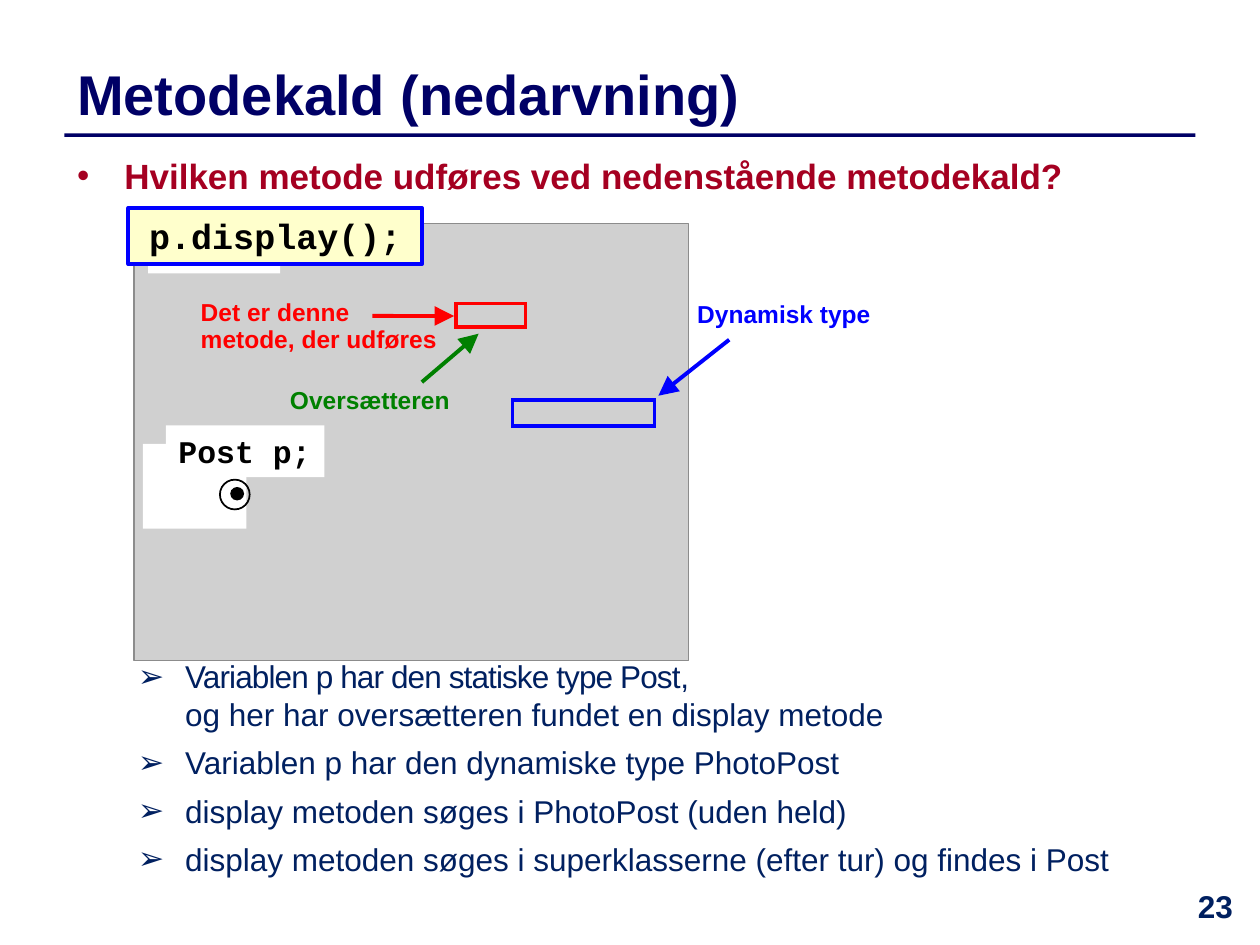
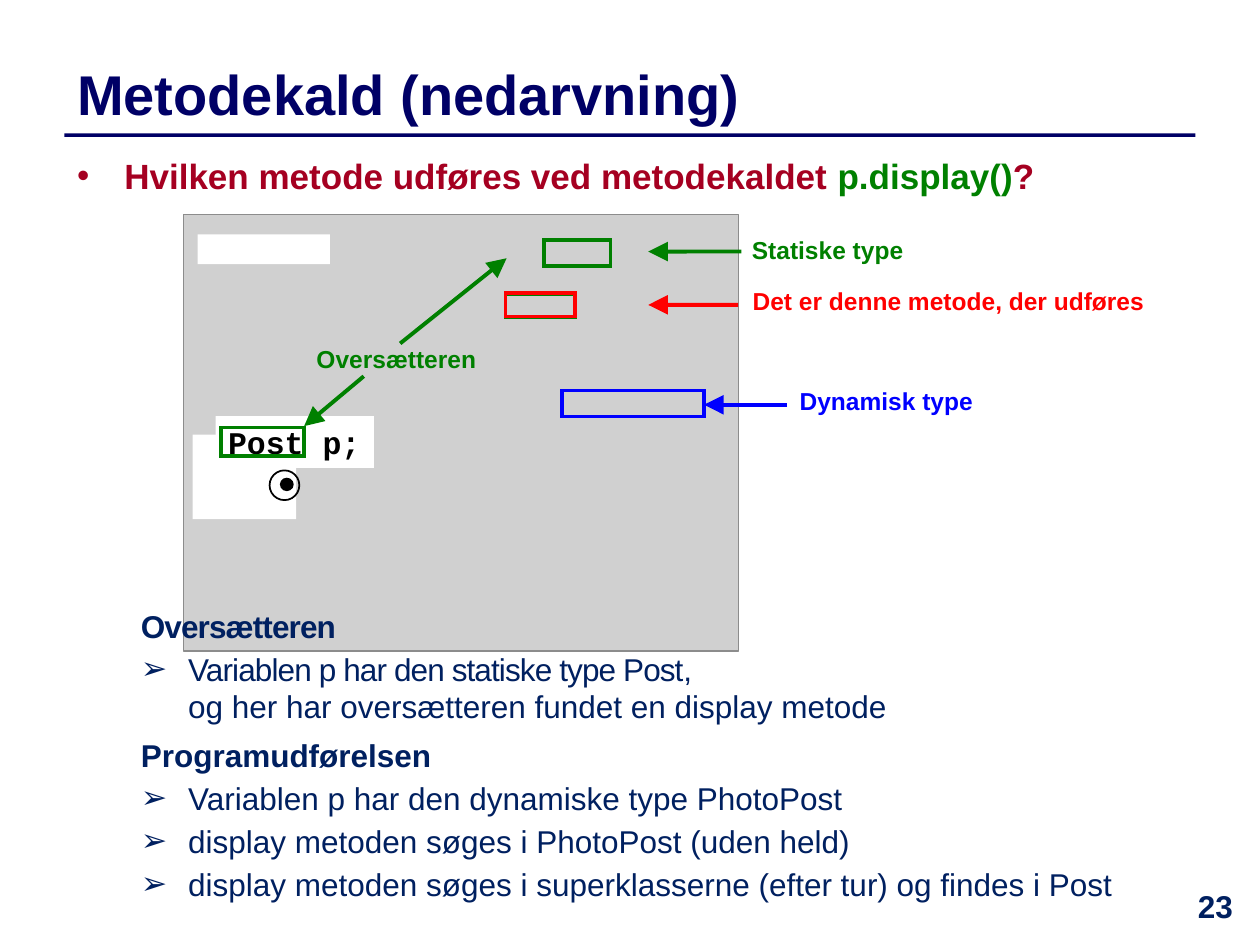
Before and after one commit to IntProgAU/Materiale, a slide deck: slide 23 of web/e22/uge_11/Slides-Uge11.pptx. Drawn at 1260x945 pixels with LibreOffice and Linux fonts; fonts in the diff are those of the drawing; grey boxes stand for pictures. Boxes give left, top, right and bottom in pixels: in the first picture for what was removed or moved away, otherwise in the second. Text is boxed around its words. In the diff, an @@ line names an element or a change of style, - is before the commit and + after.

```diff
--- a/web/e22/uge_11/Slides-Uge11.pptx
+++ b/web/e22/uge_11/Slides-Uge11.pptx
@@ text at [124,163,1035,196]: text changed @@
-  • Hvilken metode udføres ved nedenstående metodekald?
+  • Hvilken metode udføres ved metodekaldet p.display()?
@@ rectangle removed at [129,208,422,265] @@
-p.display();
@@ rectangle added at [544,239,611,266], outline #008000 2 pt @@
@@ arrow added from (401, 344) to (507, 258), #008000 2.25 pt @@
@@ arrow added from (741, 252) to (648, 252), #008000 2.25 pt @@
@@ text added at [752,241,903,264], 14 pt, text #008000, bold @@
+Statiske type
@@ 5 rectangles, 2 ellipses, 1 picture: place and size @@
-5 rectangles, 2 ellipses, 1 picture at [134,224,688,660]
+5 rectangles, 2 ellipses, 1 picture at [184,214,738,650]
@@ rectangle at [505,294,575,318]: outline #FF0000 2 pt to #008000 2 pt @@
@@ rectangle added at [505,294,575,318], outline #FF0000 2 pt @@
@@ text "Det er denne metode, der ..." rewrapped from [201,303,436,352] to [753,292,1144,314] @@
@@ arrow moved from (373, 316) - (454, 316) to (738, 305) - (649, 305) @@
@@ text "Oversætteren": place and size @@
-text "Oversætteren" at [290,392,450,410]
+text "Oversætteren" at [316,351,476,369]
@@ arrow moved from (422, 382) - (479, 334) to (364, 377) - (304, 426) @@
@@ text "Dynamisk type": place and size @@
-text "Dynamisk type" at [697,305,870,328]
+text "Dynamisk type" at [800,392,972,415]
@@ arrow moved from (730, 340) - (659, 396) to (788, 404) - (704, 404) @@
@@ rectangle added at [222,427,305,456], outline #008000 2 pt @@
@@ text "Oversætteren": place and size @@
-text "Oversætteren" at [185,665,1109,877]
+text "Oversætteren" at [141,613,1112,902]
@@ text at [141,613,336,644]: paragraph added @@
+  Oversætteren
@@ text at [188,658,1112,902]: less space between paragraphs @@
@@ text at [141,744,431,773]: paragraph added @@
+  Programudførelsen
```
Also in this commit, not shown: 18 other slides changed, 1 other file.
